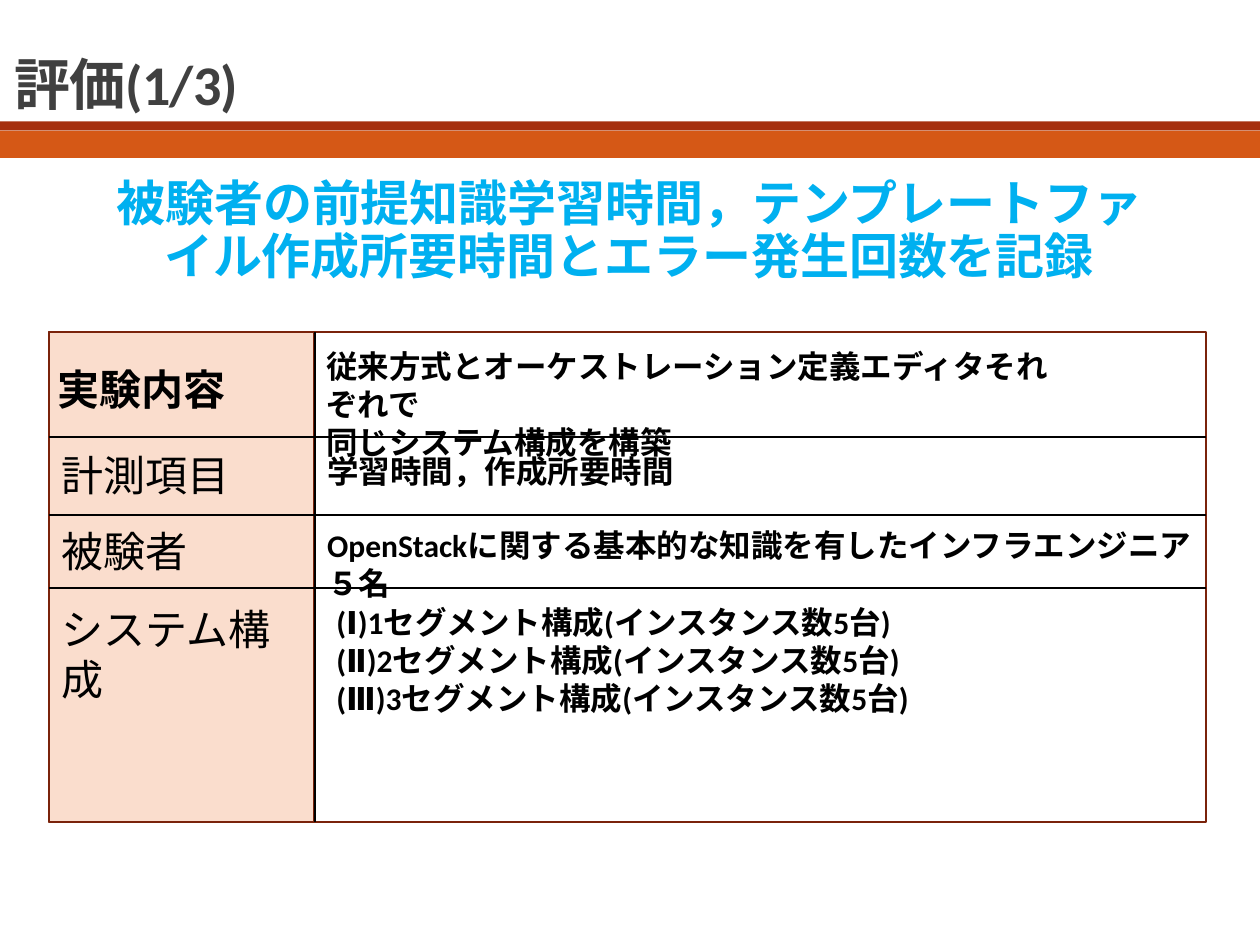
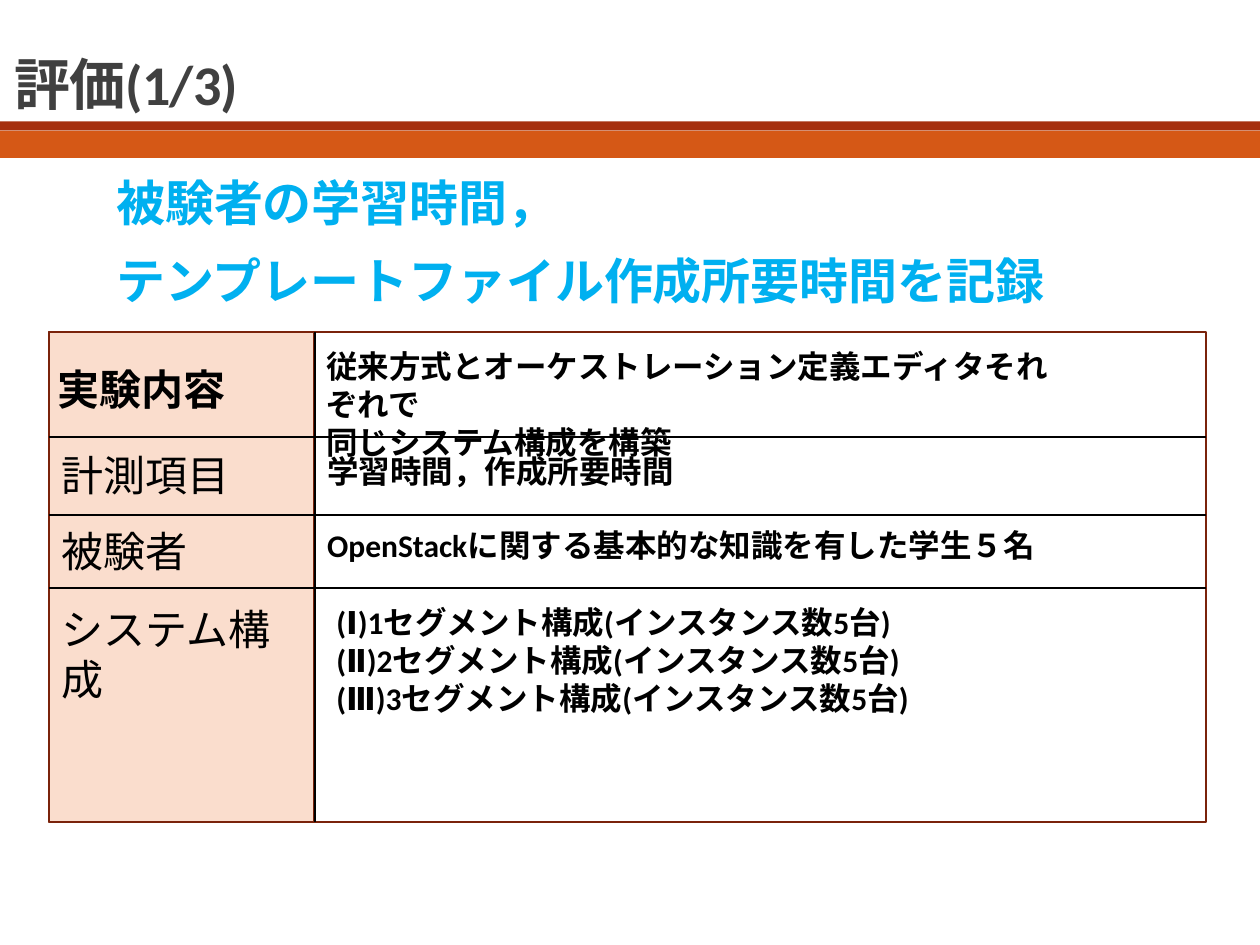
Before and after one commit to bokuhide/GUIToolCreate, a slide deck: slide 10 of 卒業論文本体/発表用スライド_川口.pptx. Drawn at 1260x945 pixels with LibreOffice and Linux fonts; fonts in the diff are those of the drawing. Boxes give left, top, right and bottom in pixels: in the first picture for what was removed or moved away, otherwise in the second. Text is boxed around its words. In the diff, an @@ line names an element or a change of style, - is before the commit and + after.

```diff
--- a/卒業論文本体/発表用スライド_川口.pptx
+++ b/卒業論文本体/発表用スライド_川口.pptx
@@ text at <box>116,179,1044,304</box>: text changed @@
-  被験者の前提知識学習時間，テンプレートファイル作成所要時間とエラー発生回数を記録
+  被験者の学習時間，
+  テンプレートファイル作成所要時間を記録
@@ text at <box>327,530,1034,562</box>: text changed @@
-OpenStackに関する基本的な知識を有したインフラエンジニア５名
+OpenStackに関する基本的な知識を有した学生５名
```
Also in this commit, not shown: 7 other slides changed, 1 slide added, 4 other files.
